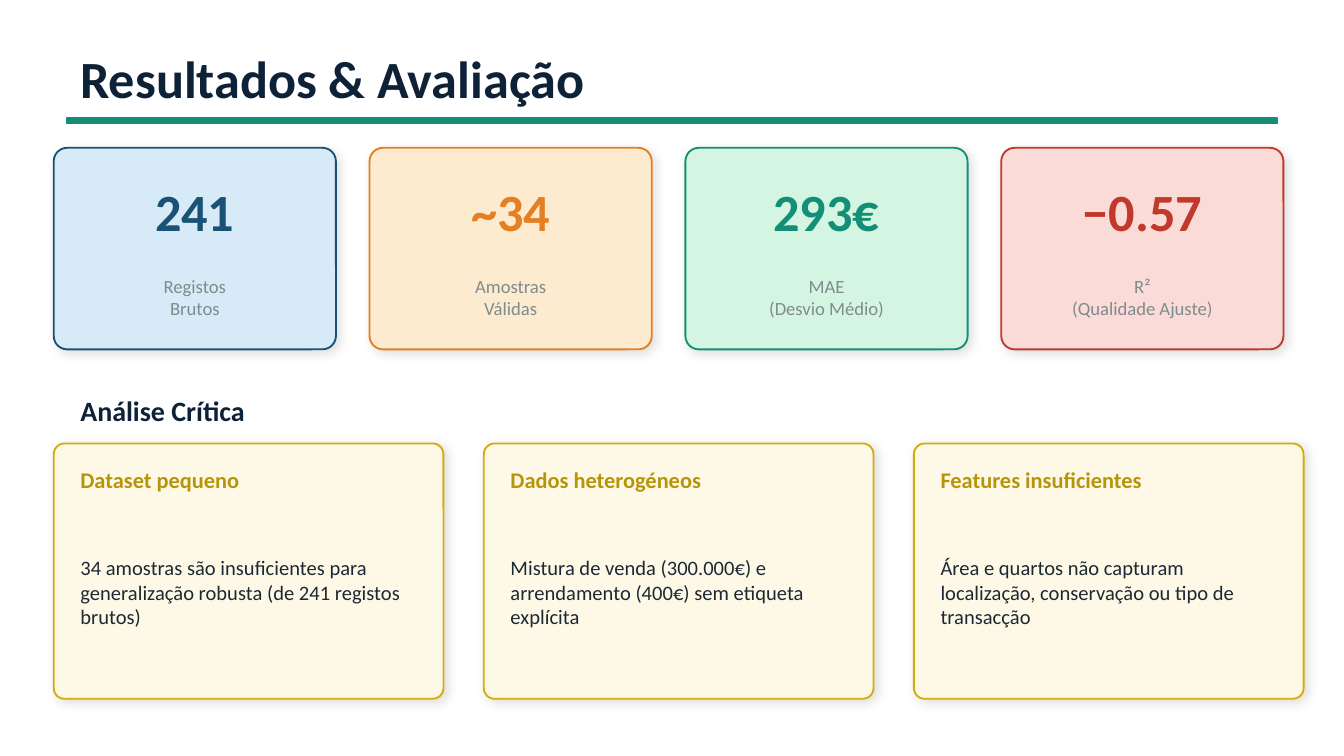
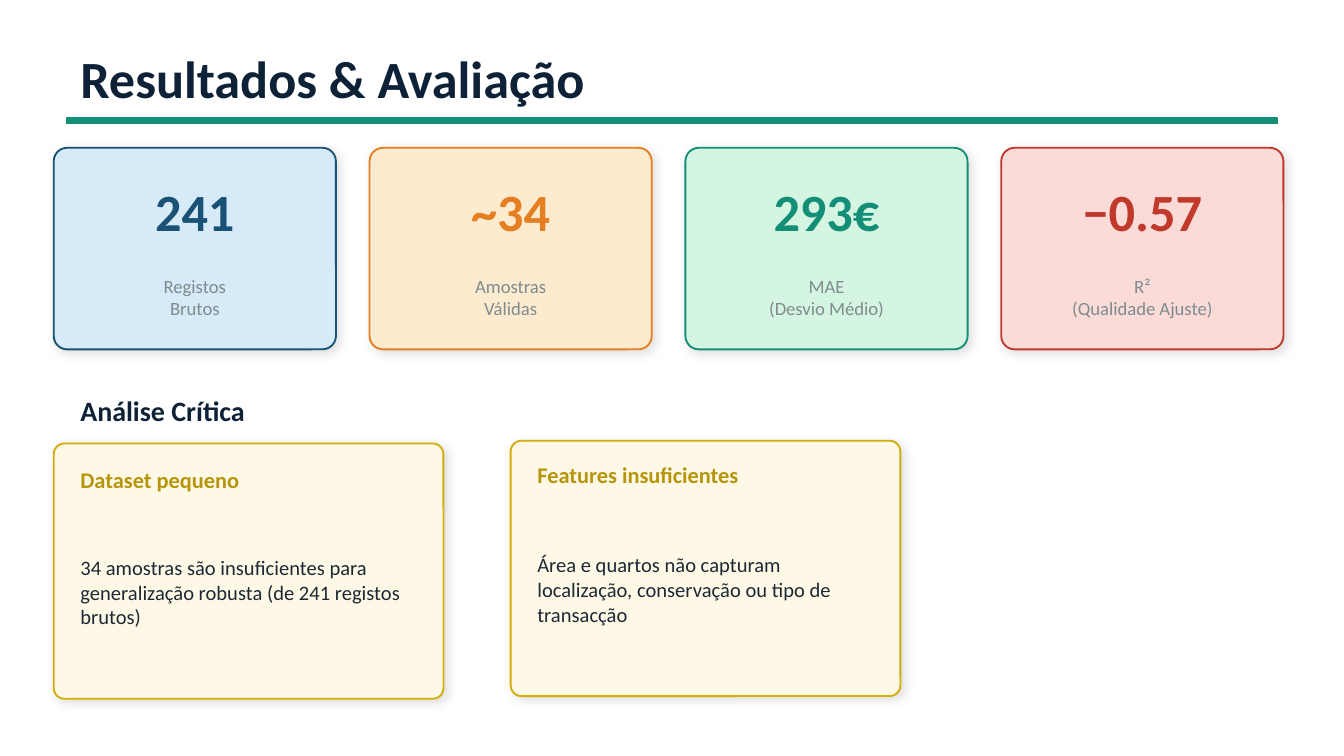
Before and after one commit to benvindo870-prog/Previsao-de-pre-o-, a slide deck: slide 7 of previsao_casas_apresentacao.pptx. Drawn at 1344x756 pixels with LibreOffice and Linux fonts; fonts in the diff are those of the drawing. Boxes give left, top, right and bottom in pixels: in the first picture for what was removed or moved away, otherwise in the second. Text is boxed around its words. In the diff, an @@ line names an element or a change of style, - is before the commit and + after.

```diff
--- a/previsao_casas_apresentacao.pptx
+++ b/previsao_casas_apresentacao.pptx
@@ rounded rectangle removed at bbox=[484, 444, 874, 699] @@
@@ 2 texts, 1 rounded rectangle: place and size @@
-2 texts, 1 rounded rectangle at bbox=[914, 444, 1304, 699]
+2 texts, 1 rounded rectangle at bbox=[511, 441, 900, 696]
@@ text removed at bbox=[510, 472, 701, 492] @@
-Dados heterogéneos
@@ text removed at bbox=[510, 560, 804, 628] @@
-Mistura de venda (300.000€) e arrendamento (400€) sem etiqueta explícita
```
Also in this commit, not shown: 1 other slide changed, 1 slide removed, 1 other file.
